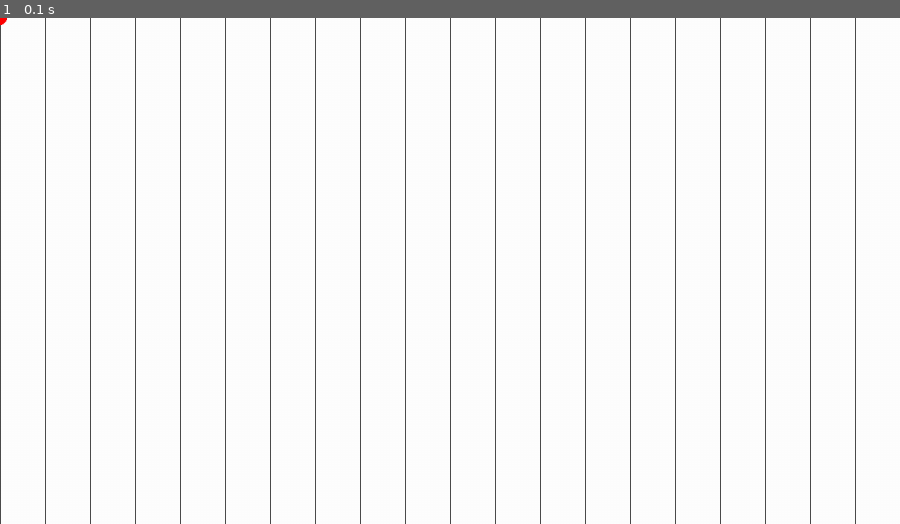
Above: before the commit, frame 1.
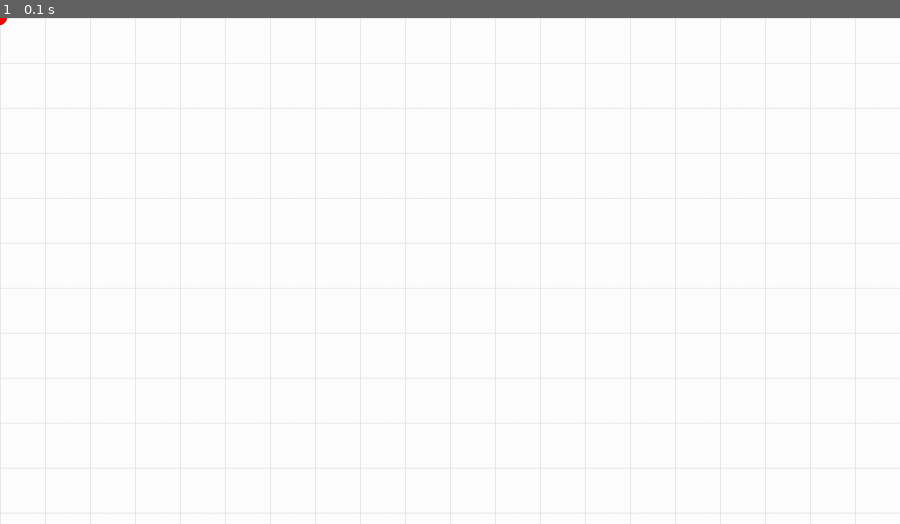
Above: after the commit, the same moment.

Repository: KenzieLippa/MarioMakerPygame
Game: pygame game, started from code/main.py
Same seed, same stepped clock (60 frames per second), same inputs: the game is played once before the commit and once after it.
Inputs:
- Up to frame 1 (0.1 s): no input

The runs differ from the first frame. In frame 1, 2.2% of the frame differs, in the area x 0-96%, y 0-100%.

Commit message:
added all the graphics and audio things

Diff:
--- a/code/editor.py
+++ b/code/editor.py
@@ -18,6 +18,15 @@
         #get an offset
         self.pan_offset = vector() #will calc a vec between us and origin
 
+        #support lines
+        self.support_line_surf = pygame.Surface((WINDOW_WIDTH, WINDOW_HEIGHT))
+        self.support_line_surf.set_colorkey('green') #the green will be removed
+        #setting the alpha for the support line surf
+        self.support_line_surf.set_alpha(30)
+
+        #selection
+        self.selection_index = 2
+
 #input
     def event_loop(self):
         #event loop
@@ -28,6 +37,7 @@
                 pygame.quit()
                 sys.exit()
             self.pan_input(event)
+            self.selection_hotkeys(event) #call the method
 
            # self.editor.run(dt)
             #pygame.display.update()
@@ -53,6 +63,24 @@
         if self.pan_active:
             self.origin = vector(mouse_pos()) - self.pan_offset
 
+    def selection_hotkeys(self, event):
+        if event.type == pygame.KEYDOWN:
+            if event.key == pygame.K_RIGHT:
+                self.selection_index += 1
+                # if self.selection_index < 18:
+                #     self.selection_index += 1
+                # else:
+                #     self.selection_index = 2 #set to the bottom
+            if event.key == pygame.K_LEFT:
+                self.selection_index -= 1
+                # if self.selection_index >2:
+                #     self.selection_index -= 1
+                # else:
+                #     self.selection_index = 18
+        self.selection_index = max(2, min(self.selection_index, 18))
+        print(self.selection_index)
+
+        print(self.selection_index)
     #drawing
     def draw_tile_lines(self):
         #draw lots of grid lines relative to the origin
@@ -62,14 +90,22 @@
             x = self.origin.x - int(self.origin.x / TILE_SIZE) * TILE_SIZE,
             y = self.origin.y - int(self.origin.y / TILE_SIZE) * TILE_SIZE
         )
+        self.support_line_surf.fill('green')
 
-        for col in range(cols):
+        for col in range(cols + 1):
             #x pos is harder
             #x pos is the same in both
             x = origin_offset.x + col *TILE_SIZE #will iterate through the columns and then draw the next one 64 tiles away
-            pygame.draw.line(self.display_surface, LINE_COLOR, (x,0), (x,WINDOW_HEIGHT))
+            pygame.draw.line(self.support_line_surf, LINE_COLOR, (x,0), (x,WINDOW_HEIGHT))
+
+        for row in range(rows + 1):
+            y = origin_offset.y + row * TILE_SIZE
+            pygame.draw.line(self.support_line_surf, LINE_COLOR, (0,y), (WINDOW_WIDTH,y))
+
+        self.display_surface.blit(self.support_line_surf,(0,0)) #coverst the window
 
     def run(self, dt):
+
 
         self.event_loop() #call while we run
 
@@ -77,3 +113,6 @@
         self.display_surface.fill('white') # to tell if we are here
         self.draw_tile_lines()
         pygame.draw.circle(self.display_surface, 'red', self.origin, 10)
+
+
+    #will be creating a menu
--- a/code/main.py
+++ b/code/main.py
@@ -1,4 +1,5 @@
 import pygame
+from pygame.image import load
 from settings import *
 from editor import Editor
 
@@ -12,6 +13,11 @@
         #needs its own event loop, need to check keyboard input for both, have also a third event loop from main
         #so we not gonna do a main loop, only have one open at the same time
         self.editor = Editor() #makes a new instance thingy
+
+        #need a cursor
+        surf = load('graphics/cursors/mouse.png').convert_alpha()
+        cursor = pygame.cursors.Cursor((0,0),surf) #first arg is clickable area, origin
+        pygame.mouse.set_cursor(cursor)
 
 #we have a main and then we need a editor mode and a level mode
 #need to figure out how to switch between them
--- a/code/settings.py
+++ b/code/settings.py
@@ -3,6 +3,55 @@
 WINDOW_HEIGHT = 720
 ANIMATION_SPEED = 8
 
+# editor graphics
+EDITOR_DATA = {
+    #dictionaries for the live mode most likely
+	0: {'style': 'player', 'type': 'object', 'menu': None, 'menu_surf': None, 'preview': None, 'graphics': 'graphics/player/idle_right'},
+	1: {'style': 'sky',    'type': 'object', 'menu': None, 'menu_surf': None, 'preview': None, 'graphics': None},
+
+    #different types of terrain or water
+	2: {'style': 'terrain', 'type': 'tile', 'menu': 'terrain', 'menu_surf': 'graphics/menu/land.png',  'preview': 'graphics/preview/land.png',  'graphics': None},
+	3: {'style': 'water',   'type': 'tile', 'menu': 'terrain', 'menu_surf': 'graphics/menu/water.png', 'preview': 'graphics/preview/water.png', 'graphics': 'graphics/terrain/water/animation'},
+
+    #different styles of coin, enemies ect
+	4: {'style': 'coin', 'type': 'tile', 'menu': 'coin', 'menu_surf': 'graphics/menu/gold.png',    'preview': 'graphics/preview/gold.png',    'graphics': 'graphics/items/gold'},
+	5: {'style': 'coin', 'type': 'tile', 'menu': 'coin', 'menu_surf': 'graphics/menu/silver.png',  'preview': 'graphics/preview/silver.png',  'graphics': 'graphics/items/silver'},
+	6: {'style': 'coin', 'type': 'tile', 'menu': 'coin', 'menu_surf': 'graphics/menu/diamond.png', 'preview': 'graphics/preview/diamond.png', 'graphics': 'graphics/items/diamond'},
+
+	7:  {'style': 'enemy', 'type': 'tile', 'menu': 'enemy', 'menu_surf': 'graphics/menu/spikes.png',      'preview': 'graphics/preview/spikes.png',      'graphics': 'graphics/enemies/spikes'},
+	8:  {'style': 'enemy', 'type': 'tile', 'menu': 'enemy', 'menu_surf': 'graphics/menu/tooth.png',       'preview': 'graphics/preview/tooth.png',       'graphics': 'graphics/enemies/tooth/idle'},
+	9:  {'style': 'enemy', 'type': 'tile', 'menu': 'enemy', 'menu_surf': 'graphics/menu/shell_left.png',  'preview': 'graphics/preview/shell_left.png',  'graphics': 'graphics/enemies/shell_left/idle'},
+	10: {'style': 'enemy', 'type': 'tile', 'menu': 'enemy', 'menu_surf': 'graphics/menu/shell_right.png', 'preview': 'graphics/preview/shell_right.png', 'graphics': 'graphics/enemies/shell_right/idle'},
+
+	11: {'style': 'palm_fg', 'type': 'object', 'menu': 'palm fg', 'menu_surf': 'graphics/menu/small_fg.png', 'preview': 'graphics/preview/small_fg.png', 'graphics': 'graphics/terrain/palm/small_fg'},
+	12: {'style': 'palm_fg', 'type': 'object', 'menu': 'palm fg', 'menu_surf': 'graphics/menu/large_fg.png', 'preview': 'graphics/preview/large_fg.png', 'graphics': 'graphics/terrain/palm/large_fg'},
+	13: {'style': 'palm_fg', 'type': 'object', 'menu': 'palm fg', 'menu_surf': 'graphics/menu/left_fg.png',  'preview': 'graphics/preview/left_fg.png',  'graphics': 'graphics/terrain/palm/left_fg'},
+	14: {'style': 'palm_fg', 'type': 'object', 'menu': 'palm fg', 'menu_surf': 'graphics/menu/right_fg.png', 'preview': 'graphics/preview/right_fg.png', 'graphics': 'graphics/terrain/palm/right_fg'},
+
+	15: {'style': 'palm_bg', 'type': 'object', 'menu': 'palm bg', 'menu_surf': 'graphics/menu/small_bg.png', 'preview': 'graphics/preview/small_bg.png', 'graphics': 'graphics/terrain/palm/small_bg'},
+	16: {'style': 'palm_bg', 'type': 'object', 'menu': 'palm bg', 'menu_surf': 'graphics/menu/large_bg.png', 'preview': 'graphics/preview/large_bg.png', 'graphics': 'graphics/terrain/palm/large_bg'},
+	17: {'style': 'palm_bg', 'type': 'object', 'menu': 'palm bg', 'menu_surf': 'graphics/menu/left_bg.png',  'preview': 'graphics/preview/left_bg.png',  'graphics': 'graphics/terrain/palm/left_bg'},
+	18: {'style': 'palm_bg', 'type': 'object', 'menu': 'palm bg', 'menu_surf': 'graphics/menu/right_bg.png', 'preview': 'graphics/preview/right_bg.png', 'graphics': 'graphics/terrain/palm/right_bg'},
+}
+
+NEIGHBOR_DIRECTIONS = {
+	'A': (0,-1),
+	'B': (1,-1),
+	'C': (1,0),
+	'D': (1,1),
+	'E': (0,1),
+	'F': (-1,1),
+	'G': (-1,0),
+	'H': (-1,-1)
+}
+
+LEVEL_LAYERS = {
+	'clouds': 1,
+	'ocean': 2,
+	'bg': 3,
+	'water': 4,
+	'main': 5
+}
 
 
 
Empty file added: code/menu.py
Binary file added: graphics/clouds/Small Cloud 1.png
Binary file added: graphics/clouds/Small Cloud 2.png
Binary file added: graphics/clouds/Small Cloud 3.png
Binary file added: graphics/cursors/handle.png
Binary file added: graphics/cursors/mouse.png
Binary file added: graphics/enemies/pearl/pearl.png
Binary file added: graphics/enemies/shell_left/attack/1.png
Binary file added: graphics/enemies/shell_left/attack/2.png
Binary file added: graphics/enemies/shell_left/attack/3.png
Binary file added: graphics/enemies/shell_left/attack/4.png
Binary file added: graphics/enemies/shell_left/attack/5.png
(and 376 more such lines)
